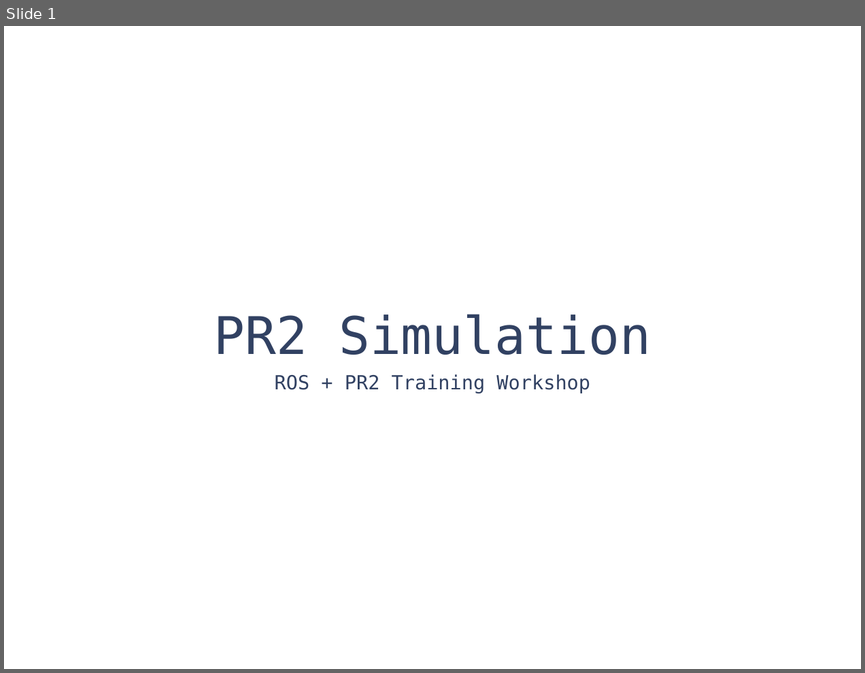
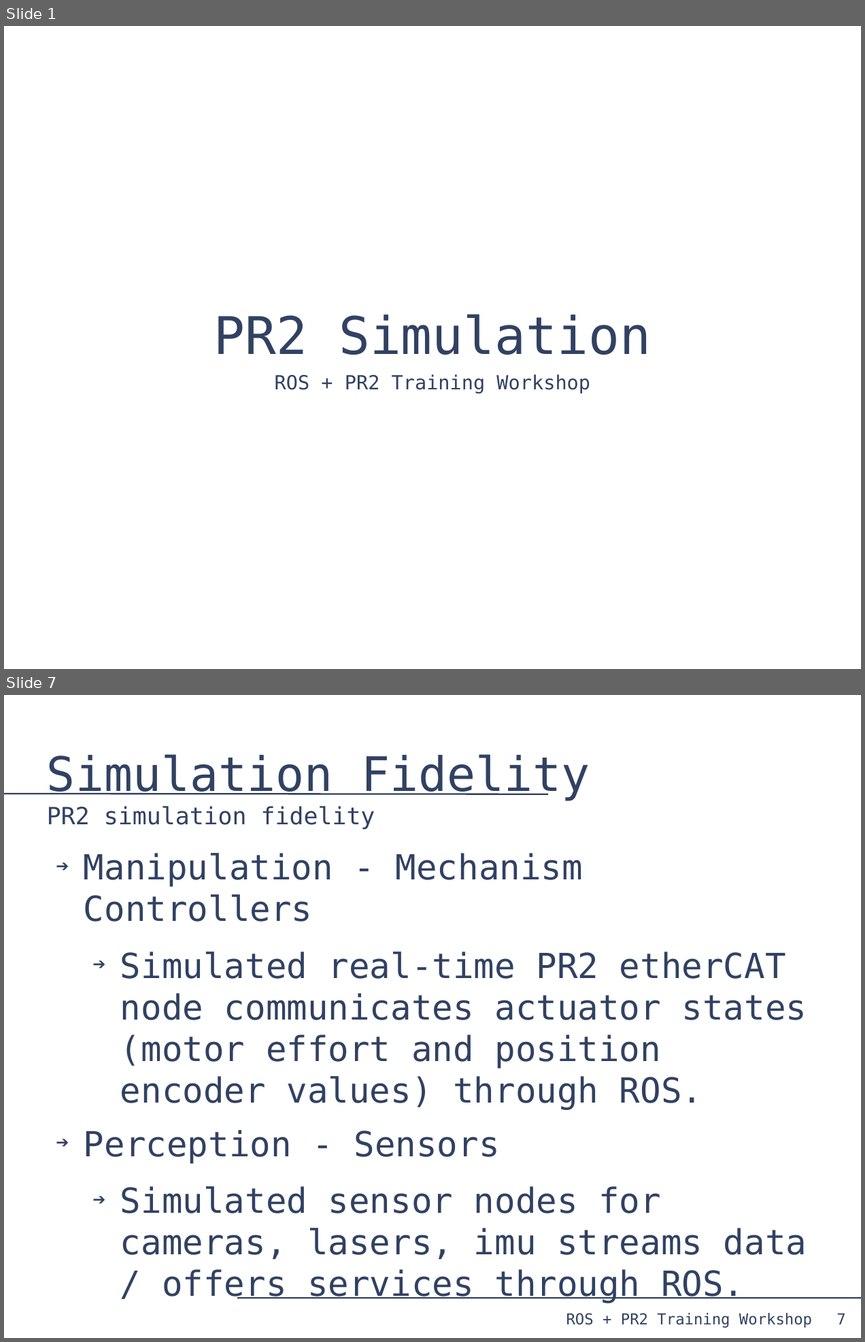
Before and after one commit to PR2/pr2_docs, a slide deck: pr2_training_workshop/simulation/simulation_training_workshop.odp. Shown one above the other, each under a label of ours: slide 1 before the commit, slides 1 and 7 after it; the slides between them are not shown. The pictures are 865x673 and 865x1342 pixels, drawn with LibreOffice and Linux fonts; fonts in the diff are those of the drawing. Boxes give left, top, right and bottom in pixels: in the first picture for what was removed or moved away, otherwise in the second. Text is boxed around its words. In the diff, an @@ line names an element or a change of style, - is before the commit and + after.

```diff
--- a/pr2_training_workshop/simulation/simulation_training_workshop.odp
+++ b/pr2_training_workshop/simulation/simulation_training_workshop.odp
@@ slide 7 added at (4, 695, 861, 1338), background #FFFFFF @@
@@ title added at (47, 754, 589, 830), 22 pt, text #314162 @@
+Simulation Fidelity
+PR2 simulation fidelity
@@ line added from (4, 794) to (548, 794), #314162 1.45 pt @@
@@ text added at (84, 853, 806, 1303), 32 pt, text #314162 @@
+➔ Manipulation - Mechanism Controllers
+  ➔ Simulated real-time PR2 etherCAT node communicates actuator states (motor effort and position encoder values) through ROS.
+➔ Perception - Sensors
+  ➔ Simulated sensor nodes for cameras, lasers, imu streams data / offers services through ROS.
@@ line added from (237, 1297) to (861, 1297), #314162 1.45 pt @@
@@ text added at (566, 1312, 812, 1327), 14 pt, text #314162 @@
+ROS + PR2 Training Workshop
@@ page number added at (836, 1312, 845, 1324), 14 pt, text #314162 @@
+7
```
Also in this commit, not shown: 7 other slides added, 32 slides removed, 3 other files.
